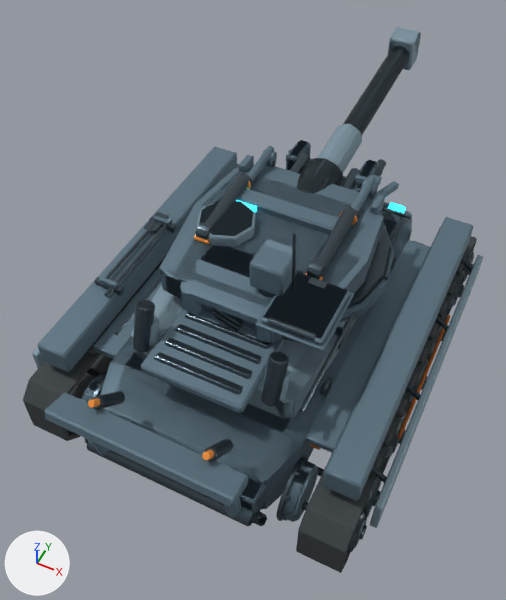
What one commit did to the FBX model unity/RogueCommandAssetAuthoring/Assets/RogueCommandExpansionSample/Models/ColossusSiegePlatform_LODs.fbx.
One viewpoint serves both versions: a 50 mm lens placed at (1.5, -3.33, 4.72), pointed at (-0.16, -0.01, 0.57). Every picture has the same lights, and +X, +Y and +Z are marked at lower left. The first picture is the older version. Vertices at exactly the same position are counted once.

The first picture shows 'LOD0_ColossusSiegePlatform_Batch_ColossusArmor', 'LOD0_ColossusSiegePlatform_Batch_ColossusGunmetal', 'LOD0_ColossusSiegePlatform_Batch_ColossusLightArmor', 'LOD0_ColossusSiegePlatform_Batch_ColossusSignalAmber', 'LOD0_ColossusSiegePlatform_Batch_ColossusTread', 'LOD1_ColossusSiegePlatform_Batch_ColossusArmor', 'LOD1_ColossusSiegePlatform_Batch_ColossusGunmetal', 'LOD1_ColossusSiegePlatform_Batch_ColossusLightArmor', 'LOD2_ColossusSiegePlatform_Batch_ColossusArmor', 'LOD2_ColossusSiegePlatform_Batch_ColossusGunmetal' and 11 more.
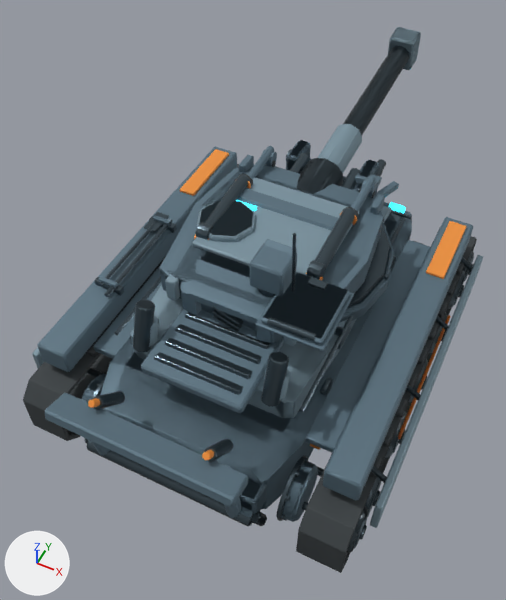
Where the newer file only moved an object's origin or applied its transform, the numbers keep the older frame.

The change in detail:
me_lod0_colossussiegeplatform_batch_colossussignalamber_mesh_001 is used by ob_lod0_colossussiegeplatform_batch_colossussignalamber; location (-1.272, -0.05, 0.52).
me_lod0_colossussiegeplatform_batch_colossussignalamber_mesh_001 had 1484 vertices, 1552 faces and spanned x -0.01..2.55, y -1.67..1.65, z -0.11..1.03.
me_lod0_colossussiegeplatform_batch_colossussignalamber_mesh_001 now has 1532 vertices, 1604 faces and spans x -0.01..2.55, y -1.67..1.65, z -0.11..1.03.
me_lod0_colossussiegeplatform_batch_colossussignalamber_mesh_001 part 6: a new loose piece of 24 vertices spanning x 0.12..0.26, y 0.61..1.25, z 0.37..0.39, in mat_colossussignalamber (orange #f9993f).
me_lod0_colossussiegeplatform_batch_colossussignalamber_mesh_001 part 7: a new loose piece of 24 vertices spanning x 2.28..2.42, y 0.61..1.25, z 0.37..0.39, in mat_colossussignalamber (orange #f9993f).
me_lod0_colossussiegeplatform_batch_colossuslightarmor_mesh_001 is used by ob_lod0_colossussiegeplatform_batch_colossuslightarmor; location (0.0, 0.0, 0.0).
me_lod0_colossussiegeplatform_batch_colossuslightarmor_mesh_001 had 450 vertices, 454 faces and spanned x -1.35..1.35, y -1.26..2.95, z 0.36..1.52.
me_lod0_colossussiegeplatform_batch_colossuslightarmor_mesh_001 now has 546 vertices, 558 faces and spans x -1.35..1.35, y -1.26..2.95, z 0.36..1.52.
me_lod0_colossussiegeplatform_batch_colossuslightarmor_mesh_001 part 2: the loose piece of 24 vertices spanning x -1.35..-1.3, y -1.26..1.22, z 0.36..0.64 is copied, and the copy is scaled about its middle by (1.68, 0.197, 0.619), then moved by (0.89, -0.44, 0.72); it spans x -0.48..-0.4, y -0.71..-0.21, z 1.13..1.31.
me_lod0_colossussiegeplatform_batch_colossuslightarmor_mesh_001 part 3: the loose piece of 24 vertices spanning x 1.3..1.35, y -1.26..1.22, z 0.36..0.64 is copied, and the copy is scaled about its middle by (1.68, 0.197, 0.619), then moved by (-0.89, -0.44, 0.72); it spans x 0.4..0.48, y -0.71..-0.21, z 1.13..1.31.
me_lod0_colossussiegeplatform_batch_colossuslightarmor_mesh_001 part 4: a new loose piece of 24 vertices spanning x -0.52..0.52, y 0.83..1.25, z 0.77..0.88, in mat_colossuslightarmor (greyish blue #8199a6).
me_lod0_colossussiegeplatform_batch_colossuslightarmor_mesh_001 part 5: a new loose piece of 24 vertices spanning x -0.46..0.46, y -0.37..0.47, z 1.34..1.38, in mat_colossuslightarmor (greyish blue #8199a6).
me_lod1_colossussiegeplatform_batch_colossuslightarmor_mesh_001 is used by ob_lod1_colossussiegeplatform_batch_colossuslightarmor; location (0.0, 0.0, 0.0).
me_lod1_colossussiegeplatform_batch_colossuslightarmor_mesh_001 had 234 vertices, 242 faces and spanned x -1.35..1.35, y -1.26..2.95, z 0.36..1.52.
me_lod1_colossussiegeplatform_batch_colossuslightarmor_mesh_001 now has 286 vertices, 293 faces and spans x -1.35..1.35, y -1.26..2.95, z 0.36..1.52.
me_lod1_colossussiegeplatform_batch_colossuslightarmor_mesh_001 part 1: 4 vertices removed from x -0.11..0.11, y 2.72..2.94, z 1.21..1.51; 8 vertices added at x -0.12..0.12, y 2.71..2.93, z 1.21..1.52.
Other edits to the shape of me_lod1_colossussiegeplatform_batch_colossuslightarmor_mesh_001 do not show in these pictures.

What differs and where, as boxes [x1, y1, x2, y2] in the pictures (506 x 600 px; the box of a moved part takes in the faces that stretch with it):
'LOD0_ColossusSiegePlatform_Batch_ColossusSignalAmber', reshaped (mostly hidden): before [88, 182, 450, 460]; after [88, 149, 466, 460]
part 1 of me_lod1_colossussiegeplatform_batch_colossuslightarmor_mesh_001, moved or reshaped: before [391, 34, 421, 70]; after [390, 28, 421, 70]
part 2 of me_lod0_colossussiegeplatform_batch_colossuslightarmor_mesh_001, added: after [165, 274, 180, 301]
part 3 of me_lod0_colossussiegeplatform_batch_colossuslightarmor_mesh_001, added (mostly hidden): after [283, 337, 297, 346]
part 4 of me_lod0_colossussiegeplatform_batch_colossuslightarmor_mesh_001, added (mostly hidden): after [381, 206, 392, 223]
part 5 of me_lod0_colossussiegeplatform_batch_colossuslightarmor_mesh_001, added: after [192, 177, 359, 277]
part 6 of me_lod0_colossussiegeplatform_batch_colossussignalamber_mesh_001, added (orange): after [180, 149, 229, 196]
part 7 of me_lod0_colossussiegeplatform_batch_colossussignalamber_mesh_001, added (orange): after [426, 221, 466, 279]
